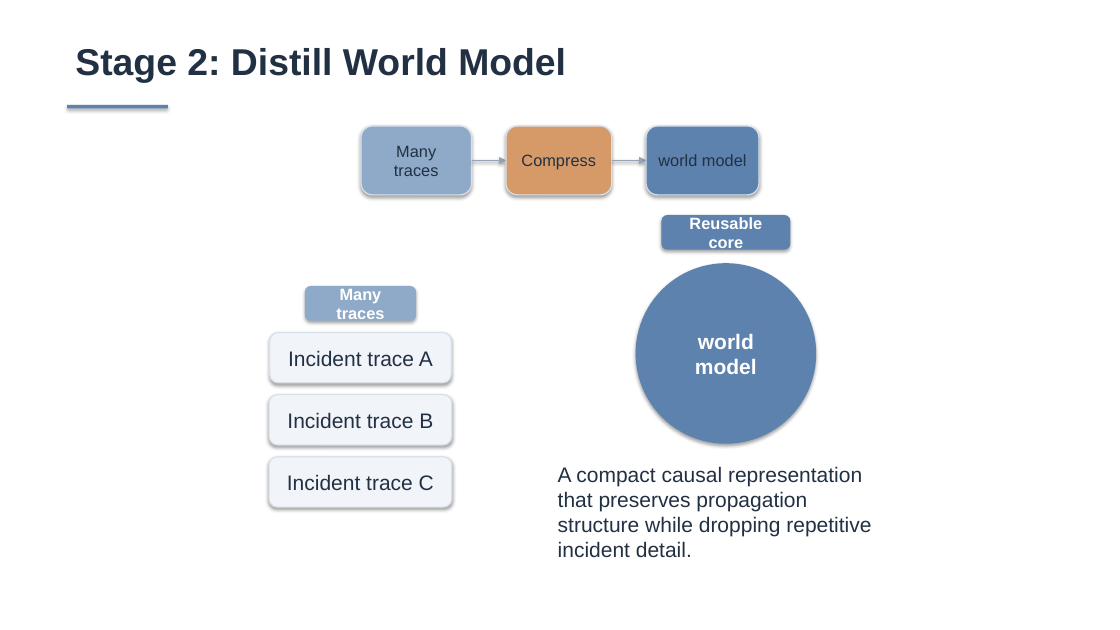
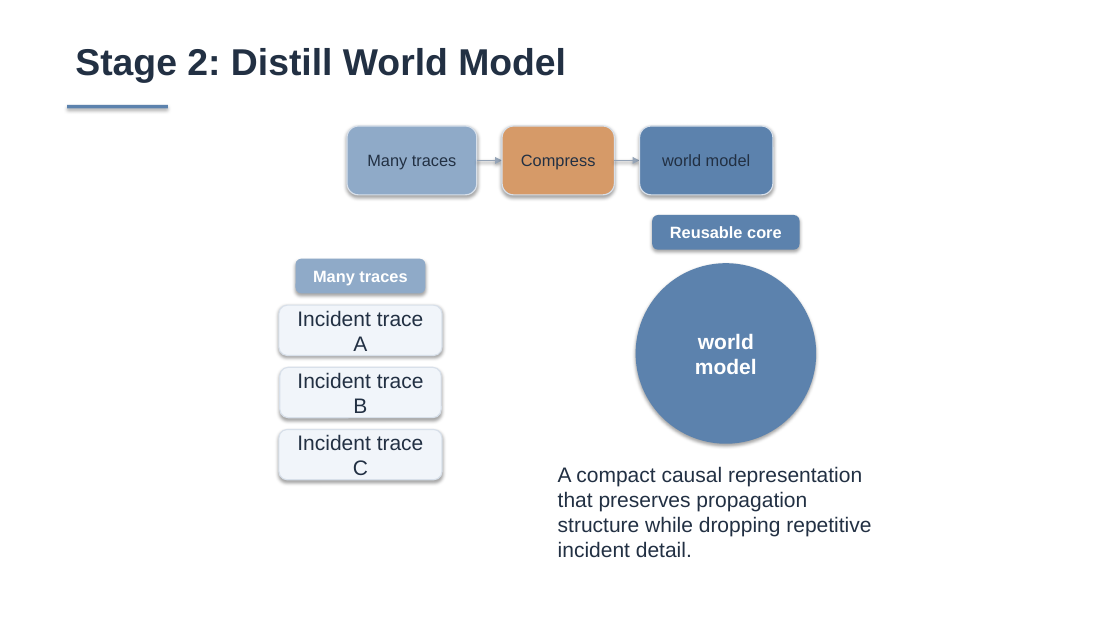
Before and after one commit to Lincyaw/paperops, a slide deck: slide 17 of examples/self-intro/diagnostic_world_model.pptx. Drawn at 1120x630 pixels with LibreOffice and Linux fonts; fonts in the diff are those of the drawing. Boxes give left, top, right and bottom in pixels: in the first picture for what was removed or moved away, otherwise in the second. Text is boxed around its words. In the diff, an @@ line names an element or a change of style, - is before the commit and + after.

```diff
--- a/examples/self-intro/diagnostic_world_model.pptx
+++ b/examples/self-intro/diagnostic_world_model.pptx
@@ rounded rectangle "Many traces": place and size @@
-rounded rectangle "Many traces" at [361, 126, 471, 195]
+rounded rectangle "Many traces" at [347, 126, 477, 195]
@@ rounded rectangle "Compress": place and size @@
-rounded rectangle "Compress" at [506, 126, 612, 195]
+rounded rectangle "Compress" at [502, 126, 615, 195]
@@ rounded rectangle "world model": place and size @@
-rounded rectangle "world model" at [646, 126, 759, 195]
+rounded rectangle "world model" at [639, 126, 773, 195]
@@ arrow moved from (471, 160) - (506, 160) to (477, 160) - (502, 160) @@
@@ arrow moved from (612, 160) - (646, 160) to (614, 160) - (639, 160) @@
@@ rounded rectangle "Reusable core": place and size @@
-rounded rectangle "Reusable core" at [661, 215, 790, 250]
+rounded rectangle "Reusable core" at [652, 215, 799, 250]
@@ rounded rectangle "Many traces": place and size @@
-rounded rectangle "Many traces" at [305, 286, 416, 320]
+rounded rectangle "Many traces" at [296, 259, 426, 293]
@@ rounded rectangle "Incident trace A": place and size @@
-rounded rectangle "Incident trace A" at [270, 333, 451, 383]
+rounded rectangle "Incident trace A" at [279, 305, 442, 355]
@@ rounded rectangle "Incident trace B": place and size @@
-rounded rectangle "Incident trace B" at [269, 395, 451, 445]
+rounded rectangle "Incident trace B" at [280, 367, 441, 418]
@@ rounded rectangle "Incident trace C": place and size @@
-rounded rectangle "Incident trace C" at [269, 457, 451, 507]
+rounded rectangle "Incident trace C" at [279, 429, 442, 480]
```
Also in this commit, not shown: 19 other slides changed, 10 other files.
